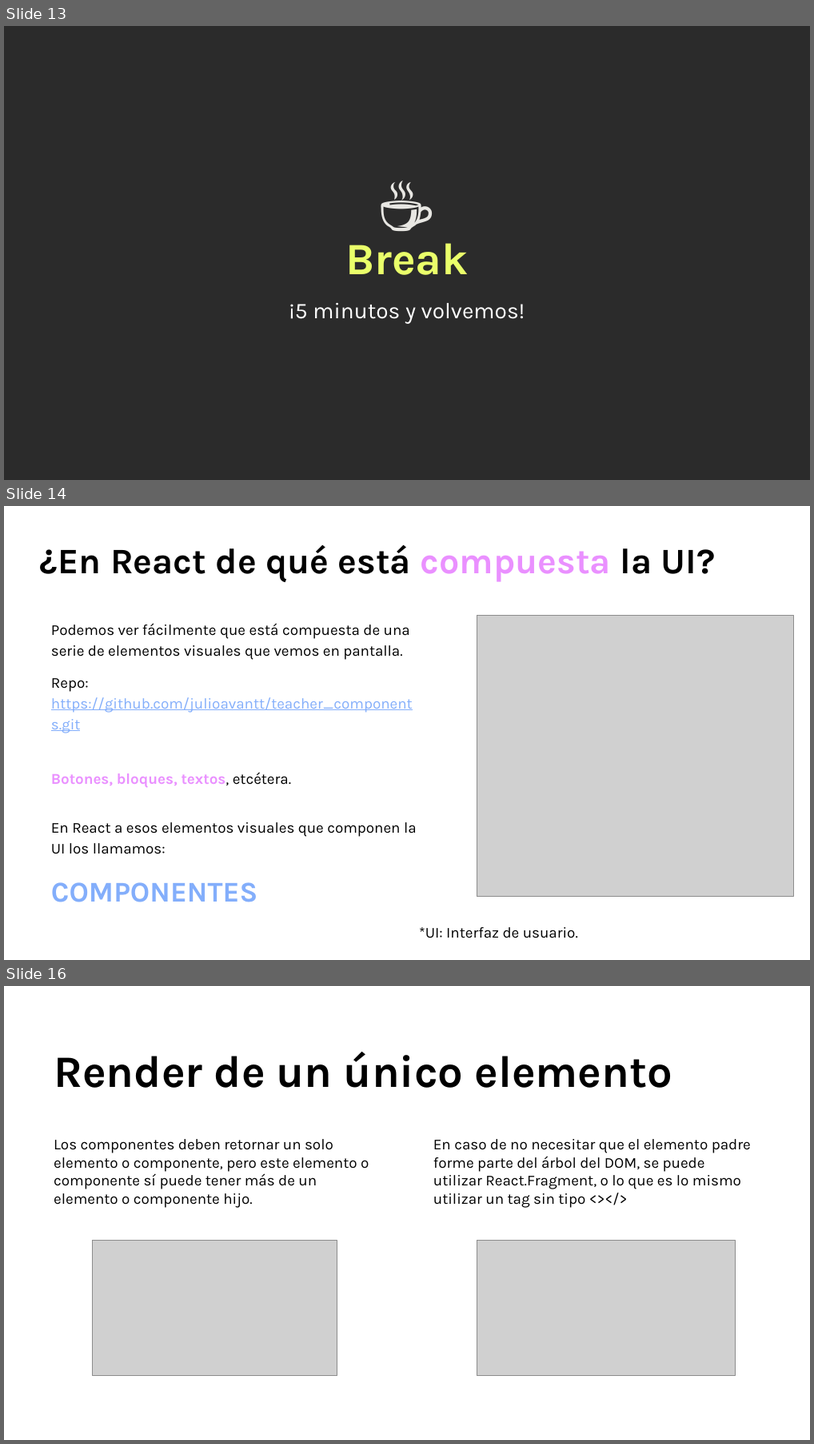
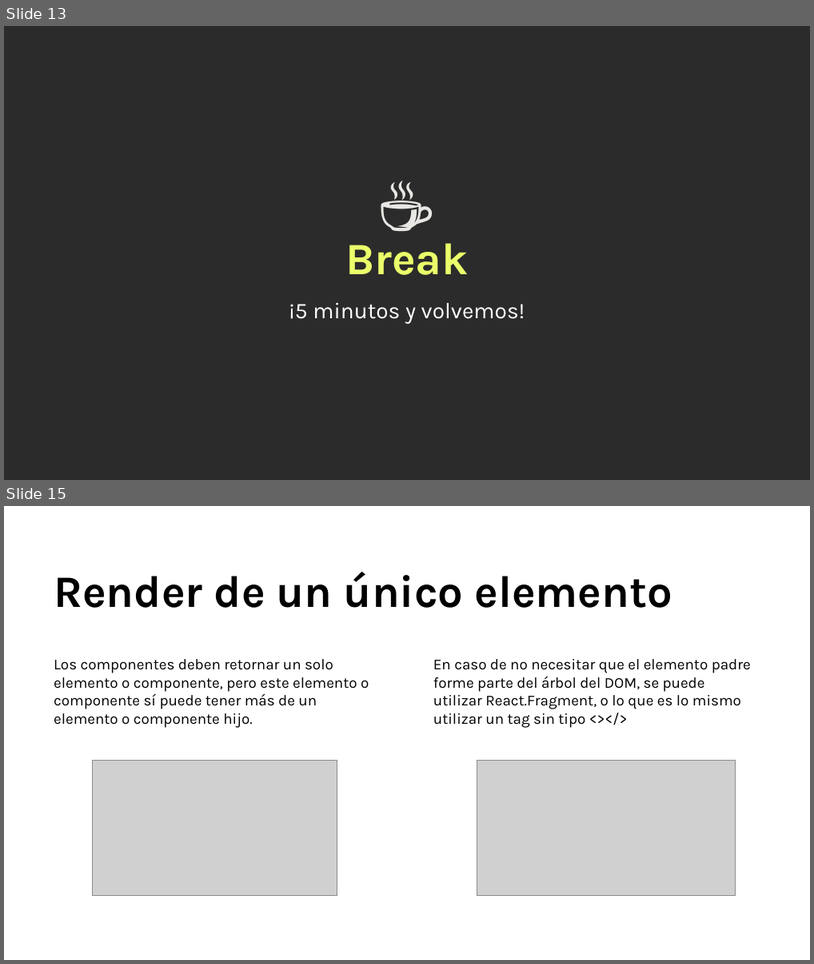
Before and after one commit to Arturogrottoli/Project-React-Js, a slide deck: Clase02/Unidad 2 - Clase en vivo.pptx. Shown one above the other, each under a label of ours: slides 13, 14 and 16 before the commit, slides 13 and 15 after it; the slides between them are not shown. The pictures are 814x1444 and 814x964 pixels, drawn with LibreOffice and Linux fonts; fonts in the diff are those of the drawing; grey boxes stand for pictures; background and template pictures are left out; a plain dark background stands for a picture behind light text. Boxes give left, top, right and bottom in pixels: in the first picture for what was removed or moved away, otherwise in the second. Text is boxed around its words. In the diff, an @@ line names an element or a change of style, - is before the commit and + after.

```diff
--- a/Clase02/Unidad 2 - Clase en vivo.pptx
+++ b/Clase02/Unidad 2 - Clase en vivo.pptx
@@ slide 14 removed at (4,506,810,960), background #FFFFFF @@
@@ text removed at (39,545,716,582) @@
-¿En React de qué está compuesta la UI?
@@ text removed at (51,623,417,902) @@
-Podemos ver fácilmente que está compuesta de una serie de elementos visuales que vemos en pantalla.
-Repo: https://github.com/julioavantt/teacher_components.git
-Botones, bloques, textos, etcétera.
-En React a esos elementos visuales que componen la UI los llamamos:
-COMPONENTES
@@ picture removed at (477,616,794,896) @@
@@ text removed at (419,927,578,938) @@
-*UI: Interfaz de usuario.
@@ what was slide 16 is now slide 15 @@
```
Also in this commit, not shown: 5 slides changed.
